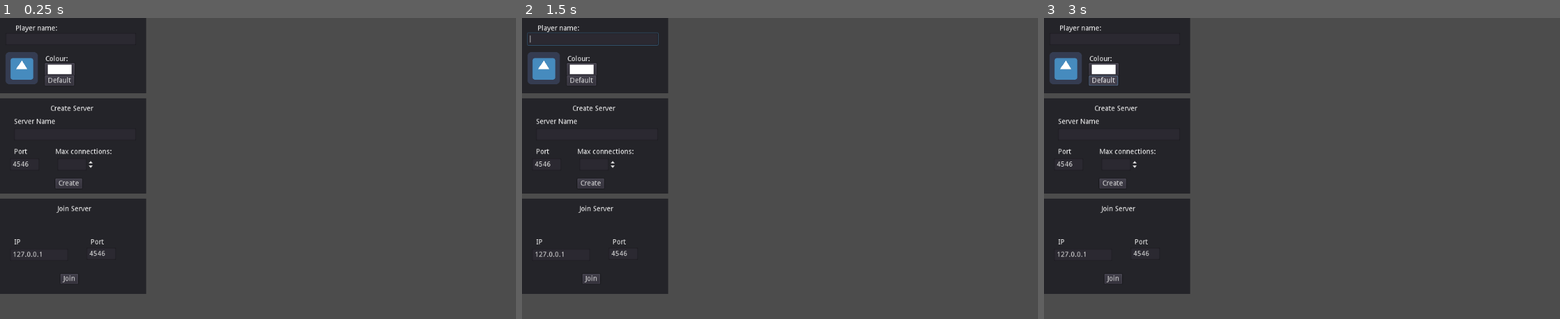
Above: before the commit, frames 1-3 (left to right).
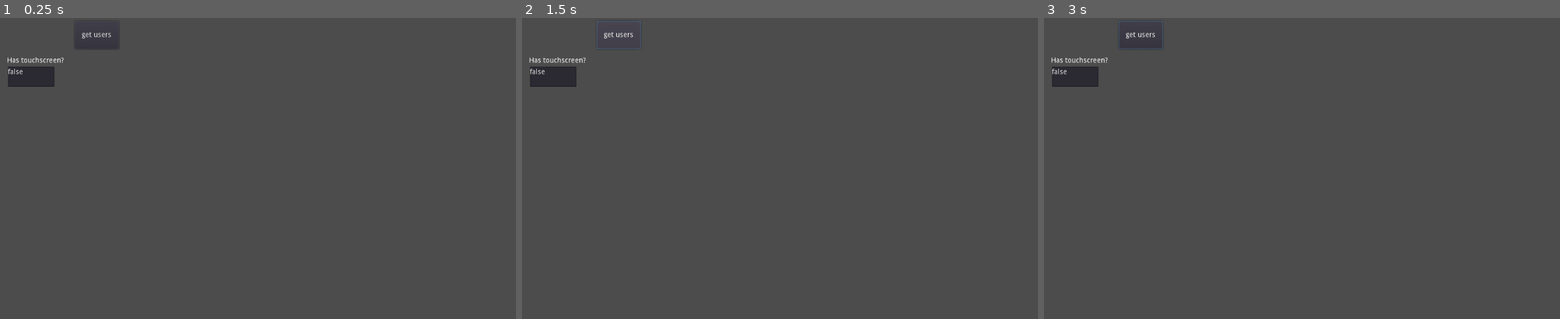
Above: after the commit, the same moments.

Repository: uknable/multiplayeraround
Game: Godot game, scene res://game_world.tscn
The game is run twice, just before and just after one commit, with the same random seed, the same clock (stepped at 60 frames per second) and the same inputs. Before the commit the project starts from res://main_menu.tscn. The engine's default icon, where the game draws it, is replaced by a stand-in: a white triangle on a blue panel in a dark square.
Inputs (mouse positions are in pixels of both pictures, inside the frame that each line leads up to):
- Up to frame 1 (0.25 s): no input
- Up to frame 2 (1.5 s): click (589, 183) at 0.5 s, where only the run before the commit has a clickable "Create"; click (620, 36) at 1.25 s, where only the run after the commit has a clickable "get users"
- Up to frame 3 (3 s): click (1111, 279) at 2 s, where only the run before the commit has a clickable "Join"; click (1105, 81) at 2.75 s, where only the run before the commit has a clickable "Default"

The runs differ from the first frame. In frame 1, 24% of the frame differs, in the area x 0-29%, y 0-92%; in frame 2, 24%; in frame 3, 24%.
Error after the commit: Invalid call. Nonexistent function 'get' in base 'Nil'. (res://game_world.gd:15)

Commit message:
cutting it down

Diff:
--- a/game_world.gd
+++ b/game_world.gd
@@ -1,14 +1,15 @@
 extends Node2D
 
-func _on_HTTPRequest_request_completed(result, response_code, headers, body):
-	var json = JSON.parse(body.get_string_from_utf8())
-	print(json.result)
-
-func _on_httpButton_pressed():
-	$HTTPRequest.request("https://sleepy-sands-19230.herokuapp.com")
-
-func _on_osButton_pressed():
+func _ready():
 	if (OS.has_touchscreen_ui_hint()):
 		$TextEdit.text = "true"
 	else:
 		$TextEdit.text = "false"
+
+func _on_httpButton_pressed():
+	$HTTPRequestGetUsers.request("https://sleepy-sands-19230.herokuapp.com/users")
+
+func _on_HTTPRequestGetUsers_request_completed(result, response_code, headers, body):
+	var json = JSON.parse(body.get_string_from_utf8())
+	print(json.result)
+	$getUsersResult.set_text(json.result.get('rows'))
--- a/game_world.tscn
+++ b/game_world.tscn
@@ -1,10 +1,6 @@
-[gd_scene load_steps=3 format=2]
+[gd_scene load_steps=2 format=2]
 
 [ext_resource path="res://game_world.gd" type="Script" id=1]
-
-[sub_resource type="GDScript" id=1]
-script/source = "extends Button
-"
 
 [node name="Node2D" type="Node2D"]
 script = ExtResource( 1 )
@@ -14,31 +10,28 @@
 margin_top = 6.0
 margin_right = 236.0
 margin_bottom = 62.0
-text = "http test"
-script = SubResource( 1 )
+text = "get users"
 
-[node name="HTTPRequest" type="HTTPRequest" parent="."]
-
-[node name="osButton" type="Button" parent="."]
-margin_left = 12.0
-margin_top = 1.0
-margin_right = 97.0
-margin_bottom = 69.0
-text = "os"
+[node name="HTTPRequestGetUsers" type="HTTPRequest" parent="."]
 
 [node name="Label" type="Label" parent="."]
 margin_left = 14.0
 margin_top = 78.0
 margin_right = 78.0
 margin_bottom = 92.0
-text = "The OS is:"
+text = "Has touchscreen?"
 
 [node name="TextEdit" type="TextEdit" parent="."]
-margin_left = 22.0
-margin_top = 103.0
-margin_right = 114.0
-margin_bottom = 143.0
+margin_left = 16.0
+margin_top = 97.0
+margin_right = 108.0
+margin_bottom = 137.0
+
+[node name="getUsersResult" type="Label" parent="."]
+margin_left = 148.0
+margin_top = 75.0
+margin_right = 451.0
+margin_bottom = 215.0
+[connection signal="pressed" from="httpButton" to="." method="_on_httpButton_pressed"]
 [connection signal="pressed" from="httpButton" to="." method="_on_Button_pressed"]
-[connection signal="pressed" from="httpButton" to="." method="_on_httpButton_pressed"]
-[connection signal="request_completed" from="HTTPRequest" to="." method="_on_HTTPRequest_request_completed"]
-[connection signal="pressed" from="osButton" to="." method="_on_osButton_pressed"]
+[connection signal="request_completed" from="HTTPRequestGetUsers" to="." method="_on_HTTPRequestGetUsers_request_completed"]
--- a/gamestate.gd
+++ /dev/null
@@ -1 +0,0 @@
-extends Node
--- a/main_menu.gd
+++ /dev/null
@@ -1,28 +0,0 @@
-extends CanvasLayer
-
-
-func _ready():
-	network.connect("server_created", self, "_on_ready_to_play")
-	network.connect("join_success", self, "_on_ready_to_play")
-	network.connect("join_fail", self, "_on_join_fail")
-
-func _on_btCreate_pressed():
-	# Gather values from the GUI and fill the network.server_info dictionary
-	if (!$PanelHost/txtServerName.text.empty()):
-		network.server_info.name = $PanelHost/txtServerName.text
-	network.server_info.max_players = int($PanelHost/txtMaxPlayers.value)
-	network.server_info.used_port = int($PanelHost/txtServerPort.text)
-
-	# And create the server, using the function previously added into the code
-	network.create_server()
-
-func _on_ready_to_play():
-	get_tree().change_scene("res://game_world.tscn")
-
-func _on_join_fail():
-	print("Failed to join server")
-
-func _on_btJoin_pressed():
-	var port = int($PanelJoin/txtJoinPort.text)
-	var ip = $PanelJoin/txtJoinIP.text
-	network.join_server(ip, port)
--- a/main_menu.tscn
+++ /dev/null
@@ -1,161 +0,0 @@
-[gd_scene load_steps=3 format=2]
-
-[ext_resource path="res://main_menu.gd" type="Script" id=1]
-[ext_resource path="res://icon.png" type="Texture" id=2]
-
-[node name="CanvasLayer" type="CanvasLayer"]
-script = ExtResource( 1 )
-
-[node name="PanelHost" type="Panel" parent="."]
-margin_top = 160.0
-margin_right = 290.0
-margin_bottom = 350.0
-
-[node name="Label" type="Label" parent="PanelHost"]
-margin_left = 100.0
-margin_top = 14.0
-margin_right = 185.0
-margin_bottom = 28.0
-text = "Create Server"
-
-[node name="Label2" type="Label" parent="PanelHost"]
-margin_left = 28.0
-margin_top = 40.0
-margin_right = 110.0
-margin_bottom = 54.0
-text = "Server Name"
-
-[node name="txtServerName" type="LineEdit" parent="PanelHost"]
-margin_left = 28.0
-margin_top = 60.0
-margin_right = 270.0
-margin_bottom = 84.0
-
-[node name="Label3" type="Label" parent="PanelHost"]
-margin_left = 28.0
-margin_top = 100.0
-margin_right = 68.0
-margin_bottom = 114.0
-text = "Port"
-
-[node name="txtServerPort" type="LineEdit" parent="PanelHost"]
-margin_left = 20.0
-margin_top = 120.0
-margin_right = 78.0
-margin_bottom = 144.0
-text = "4546"
-
-[node name="Label4" type="Label" parent="PanelHost"]
-margin_left = 110.0
-margin_top = 100.0
-margin_right = 139.0
-margin_bottom = 114.0
-text = "Max connections:"
-
-[node name="txtMaxPlayers" type="SpinBox" parent="PanelHost"]
-margin_left = 114.0
-margin_top = 120.0
-margin_right = 188.0
-margin_bottom = 144.0
-min_value = 2.0
-max_value = 16.0
-value = 6.0
-
-[node name="btCreate" type="Button" parent="PanelHost"]
-margin_left = 110.0
-margin_top = 160.0
-margin_right = 163.0
-margin_bottom = 180.0
-text = "Create"
-
-[node name="PanelJoin" type="Panel" parent="."]
-margin_top = 360.0
-margin_right = 290.0
-margin_bottom = 550.0
-
-[node name="Label" type="Label" parent="PanelJoin"]
-margin_left = 114.0
-margin_top = 14.0
-margin_right = 181.0
-margin_bottom = 28.0
-text = "Join Server"
-
-[node name="Label2" type="Label" parent="PanelJoin"]
-margin_left = 28.0
-margin_top = 80.0
-margin_right = 68.0
-margin_bottom = 94.0
-text = "IP"
-
-[node name="txtJoinIP" type="LineEdit" parent="PanelJoin"]
-margin_left = 20.0
-margin_top = 100.0
-margin_right = 135.0
-margin_bottom = 124.0
-text = "127.0.0.1"
-
-[node name="Label3" type="Label" parent="PanelJoin"]
-margin_left = 180.0
-margin_top = 80.0
-margin_right = 220.0
-margin_bottom = 94.0
-text = "Port"
-
-[node name="txtJoinPort" type="LineEdit" parent="PanelJoin"]
-margin_left = 172.0
-margin_top = 98.0
-margin_right = 230.0
-margin_bottom = 122.0
-text = "4546"
-
-[node name="btJoin" type="Button" parent="PanelJoin"]
-margin_left = 120.0
-margin_top = 150.0
-margin_right = 155.0
-margin_bottom = 170.0
-text = "Join"
-
-[node name="PanelPlayer" type="Panel" parent="."]
-editor/display_folded = true
-margin_right = 290.0
-margin_bottom = 150.0
-
-[node name="Label" type="Label" parent="PanelPlayer"]
-margin_left = 31.0
-margin_top = 14.0
-margin_right = 114.0
-margin_bottom = 28.0
-text = "Player name:"
-
-[node name="txtPlayerName" type="LineEdit" parent="PanelPlayer"]
-margin_left = 11.0
-margin_top = 30.0
-margin_right = 270.0
-margin_bottom = 54.0
-
-[node name="Label2" type="Label" parent="PanelPlayer"]
-margin_left = 90.0
-margin_top = 75.0
-margin_right = 130.0
-margin_bottom = 89.0
-text = "Colour:"
-
-[node name="PlayerIcon" type="Sprite" parent="PanelPlayer"]
-position = Vector2( 43, 100 )
-texture = ExtResource( 2 )
-
-[node name="btColor" type="ColorPickerButton" parent="PanelPlayer"]
-margin_left = 89.0
-margin_top = 90.0
-margin_right = 148.0
-margin_bottom = 115.0
-color = Color( 1, 1, 1, 1 )
-
-[node name="btDefaultColor" type="Button" parent="PanelPlayer"]
-margin_left = 89.0
-margin_top = 115.0
-margin_right = 147.0
-margin_bottom = 135.0
-text = "Default"
-[connection signal="pressed" from="PanelHost/btCreate" to="." method="_on_btCreate_pressed"]
-[connection signal="pressed" from="PanelJoin/btJoin" to="." method="_on_btJoin_pressed"]
--- a/network.gd
+++ /dev/null
@@ -1,65 +0,0 @@
-extends Node
-
-var server_info = {
-    name = "Server",    # Holds the name of the server
-    max_players = 0,    # Maximum allows connections
-    used_port = 0       # Listening port
-}
-
-signal server_created   # when server is successfully created
-signal join_success     # When the peer successfully joins a server
-signal join_fail        # Failed to join a server
-
-func _ready():
-	get_tree().connect("network_peer_connected", self, "_on_player_connected")
-	get_tree().connect("network_peer_disconnected", self, "_on_player_disconnected")
-	get_tree().connect("connected_to_server", self, "_on_connected_to_server")
-	get_tree().connect("connection_failed", self, "_on_connection_failed")
-	get_tree().connect("server_disconnected", self, "_on_disconnected_from_server")
-
-# Everyone gets notified whenever a new client joins the server
-func _on_player_connected(id):
-	pass
-
-# Everyone gets notified whenever someone disconnects from the server
-func _on_player_disconnected(id):
-	pass
-
-# Peer trying to connect to server is notified on success
-func _on_connected_to_server():
-	emit_signal("join_success")
-	print("successfully joined")
-
-# Peer trying to connect to server is notified on failure
-func _on_connection_failed():
-	emit_signal("join_fail")
-	get_tree().set_network_peer(null)
-
-# Peer is notified when disconnected from server
-func _on_disconnected_from_server():
-	pass
-
-func create_server():
-	# Initialise the networking system
-	var net = NetworkedMultiplayerENet.new()
-
-	# Try to create the server
-	if (net.create_server(server_info.used_port, server_info.max_players) != OK):
-		print("Failed to create server")
-		return
-
-	# Assign it into the tree
-	get_tree().set_network_peer(net)
-
-	# Tell the server has been created successfully
-	emit_signal("server_created")
-
-func join_server(ip, port):
-	var net = NetworkedMultiplayerENet.new()
-
-	if (net.create_client(ip, port) != OK):
-		print("Failed to create client")
-		emit_signal("join_fail")
-		return
-
-	get_tree().set_network_peer(net)
--- a/project.godot
+++ b/project.godot
@@ -16,13 +16,8 @@
 [application]
 
 config/name="multiplayeraround"
-run/main_scene="res://main_menu.tscn"
+run/main_scene="res://game_world.tscn"
 config/icon="res://icon.png"
-
-[autoload]
-
-gamestate="*res://gamestate.gd"
-network="*res://network.gd"
 
 [rendering]
 
